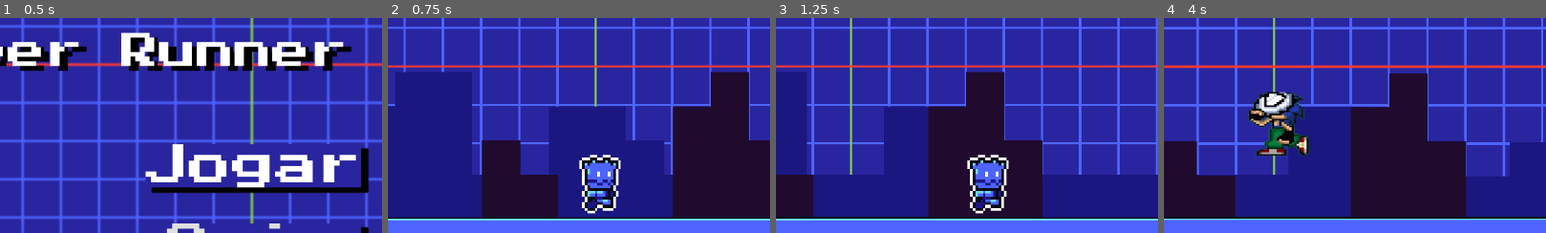
Above: before the commit, frames 1-4 (left to right).
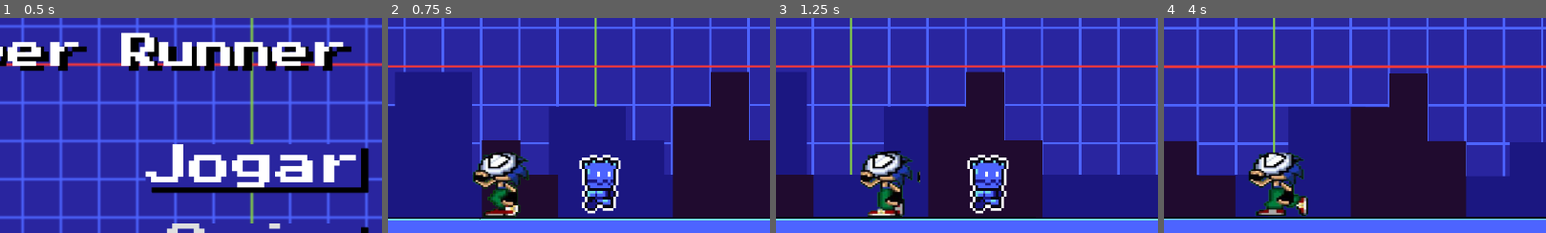
Above: after the commit, the same moments.

Repository: MateusMV08/n-o-sabo
Game: Godot game, scene res://interface_maneirona.tscn
The game is run twice, just before and just after one commit, with the same random seed, the same clock (stepped at 60 frames per second) and the same inputs.
Inputs:
- Up to frame 1 (0.5 s): no input
- Up to frame 2 (0.75 s): click "Jogar" at 0.5 s
- Up to frame 3 (1.25 s): no input
- Up to frame 4 (4 s): hold Space (ui_select) 1.28-2.03 s; hold Up (ui_up) 1.28-2.78 s; tap Space (ui_select) at 2.1, 2.27, 2.57, 3.6, 3.77 s; hold Space (ui_select) 2.78-3.53 s; hold Up (ui_up) from 3.53 s (still down)
The pictures show only the part of the screen within x 17-67%, y 42-92%; the shares and areas given below are measured in that part.

Frame 1 is identical in both runs. In frame 2, 2.8% of the frame differs, in the area x 22-37%, y 62-94%; in frame 3, 3.0%; in frame 4, 6.3%, in the area x 22-38%, y 34-93%.

Commit message:
jogar de 2

Diff:
--- a/jogo.tscn
+++ b/jogo.tscn
@@ -243,13 +243,11 @@
 script = ExtResource("8_t8pok")
 
 [node name="Corpo2" type="CollisionShape2D" parent="Sonic" unique_id=1604302964]
-visible = false
 position = Vector2(-3, 2.9714355)
 scale = Vector2(1, 1.4857143)
 shape = SubResource("RectangleShape2D_ysdx3")
 
 [node name="Sonico" type="AnimatedSprite2D" parent="Sonic" unique_id=716664672]
-visible = false
 position = Vector2(2, 7.4285717)
 sprite_frames = SubResource("SpriteFrames_qlqx7")
 animation = &"Sonico"
--- a/project.godot
+++ b/project.godot
@@ -20,6 +20,13 @@
 window/stretch/mode="viewport"
 window/stretch/aspect="expand"
 
+[input]
+
+w={
+"deadzone": 0.2,
+"events": []
+}
+
 [physics]
 
 3d/physics_engine="Jolt Physics"
--- a/sonic.gd
+++ b/sonic.gd
@@ -11,8 +11,8 @@
 
 	if is_on_floor():
 		$Sonico.play("Sonico")
-		if Input.is_action_pressed("ui_select"):
-				velocity.y = velocidade_pulo
+		if Input.is_key_pressed(KEY_W):
+			velocity.y = velocidade_pulo
 	else:
 		$Sonico.play("pulo_sonic")
 	move_and_slide()
